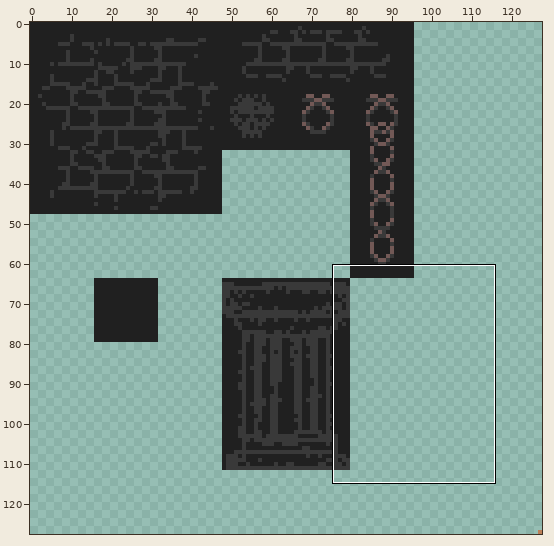
One commit to this sprite sheet: MinotaurGame/Assets/Sprites/Tiles/Tiles_bg.png. Above, an overview of the earlier version with the close-up marked.
Close-up. Old version:
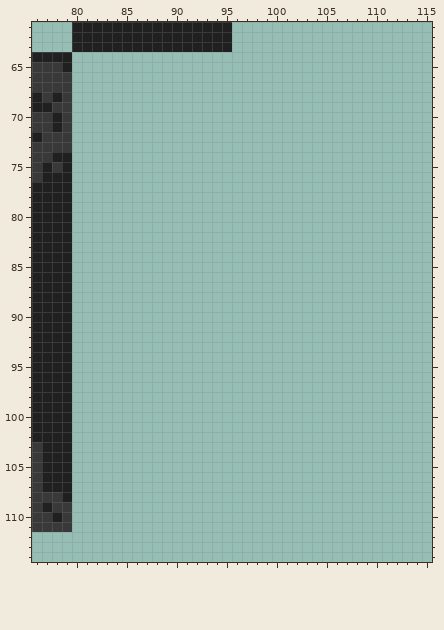
The file is 128x128 pixels. Shown: x 76..115, y 61..114.
New version:
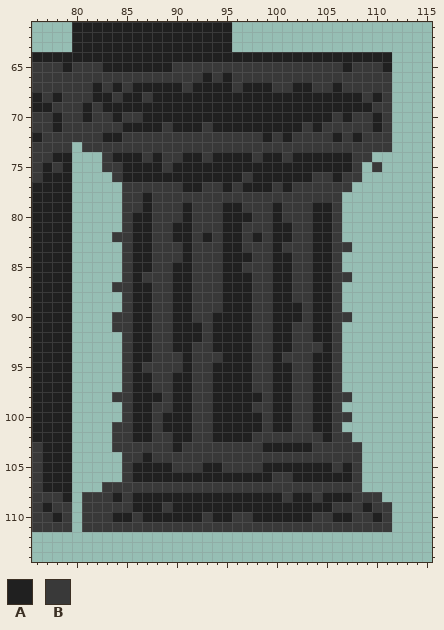
Palette (. is transparent): A #202020  B #393939
Changes in this commit:
Changed rows in their new state; - is an unchanged pixel.
first column x 80:
 64 AAAAAAAAAAAAAAAAAAAAAAAAAAAAAAAA
 65 BBBAAAAAAABBBBBBBBBBBBBBBBBABBBA
 66 BBBBBBBBBBBBBABABBBBBBBBBBBBBBBB
 67 BBABABAAAAABAAAABAAABBAABBABBBBB
 68 BBAABAABAAAAAAAAAAAAAAAAAAAAABAB
 69 BABAAAAAAAAAAAAAAAAAAAAAAAAAAABB
 70 BABBABBAAAAAAAAAAAAAAAAAAABABBAB
 71 BBBBBAAAABAAABAAAAAAAAABABBBBBAB
 72 BBBAABBBBBBBBBBBBBBABABBBBABABBB
 73 -BBBBBBBBBBBBBBBBBBBBBBBBBBBBBBB
 74 ---BAAABABBAABAAAABAABAAAAAABB--
 75 ---BBAAAABAAAAAAAAAAAAAAAAAAB-B-
 76 ----BAAAAAAAAAAAABAAAAAABBABB---
 77 -----BBBBBBAABBABAAABABBBBBB----
 78 -----BBABBBBBBBBBBBBBBBBBBB-----
 79 -----BBABBBABBBAABBBABBBAAB-----
 80 -----BAABBBABBBAAABBABBBAAB-----
 81 -----BAABBAABBBAABBBAABBAAB-----
 82 ----BBAABBAABABAABABAABBAAB-----
 83 -----BAABBBABBBAABBBABBBAABB----
 84 -----BAABBBABBBAAABBAABBAAB-----
 85 -----BAABBAABBBAABBBAABBAAB-----
 86 -----BABBBAABBBAAABBAABBAABB----
 87 ----BBAABBAABBBAAABBAABBAAB-----
 88 -----BAABBAABBBAAABBAABBAAB-----
 89 -----BAABBAABBBAAABBAAABAAB-----
 90 ----BBAABBAABBAAAABBAAABAABB----
 91 ----BBAABBAAABAAAABBAABBAAB-----
 92 -----BAABBAAABAAAABBAABBAAB-----
 93 -----BAABBAABBAAAABBAABBBAB-----
 94 -----BAABBBABBBAAABBABBBAAB-----
 95 -----BABBBBABBAAAABBAABBAAB-----
 96 -----BAABBAABBAAAABBAABBAAB-----
 97 -----BAABBAABBAAAABBAABBAAB-----
 98 ----BBAAABAABBAAAAABAABBAABB----
 99 -----BAABBAABBAAAABBAABBAAB-----
100 -----BAABAAABBAAAAABAABBAABB----
101 ----BBAABAAABBAAAAABAABBAAB-----
102 ----BBAABBAABBAAAABBBBBBBABB----
103 ----BBBBBBABBBBBBBBAAAAABBBBB---
104 -----BBABBBBBBBBBBBBBBBBBBBBB---
105 -----BAAAABBBAABBBBAAAAAAABAB---
106 -----BAAAAAAAAAAAAAABBAAAAAAB---
107 ---BBBBBBBBBBBBBBBBBBBBBBBBBB---
108 -BBBABAAAAAAAAAAAAAAABAABAAABBB-
109 -BBBBBAAABAAAAAAAAAAAAAAAABBBABB
110 -BBBAABAAAAAABAABBAAAAAABBAABBAB
111 -BBBBBBBBBBBBBBBBBBBBBBBBBBBBBBB
